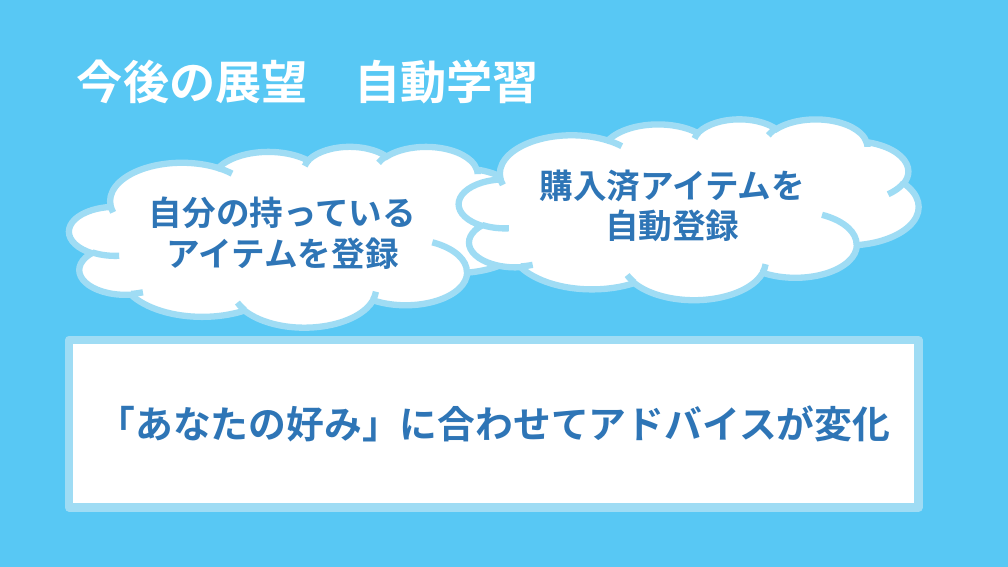
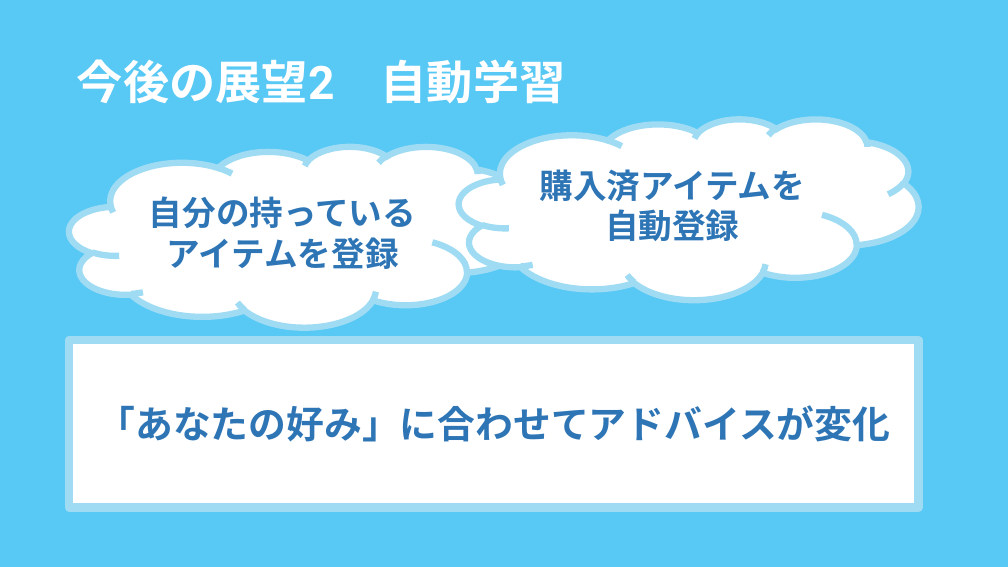
Before and after one commit to jphacks/NG_1701, a slide deck: slide 13 of powerpoints/発表用メイン.pptx. Drawn at 1008x567 pixels with LibreOffice and Linux fonts; fonts in the diff are those of the drawing. Boxes give left, top, right and bottom in pixels: in the first picture for what was removed or moved away, otherwise in the second. Text is boxed around its words. In the diff, an @@ line names an element or a change of style, - is before the commit and + after.

```diff
--- a/powerpoints/発表用メイン.pptx
+++ b/powerpoints/発表用メイン.pptx
@@ title at <box>77,59,566,104</box>: text changed @@
-今後の展望 自動学習
+今後の展望2 自動学習
```
Also in this commit, not shown: 1 other slide changed.
